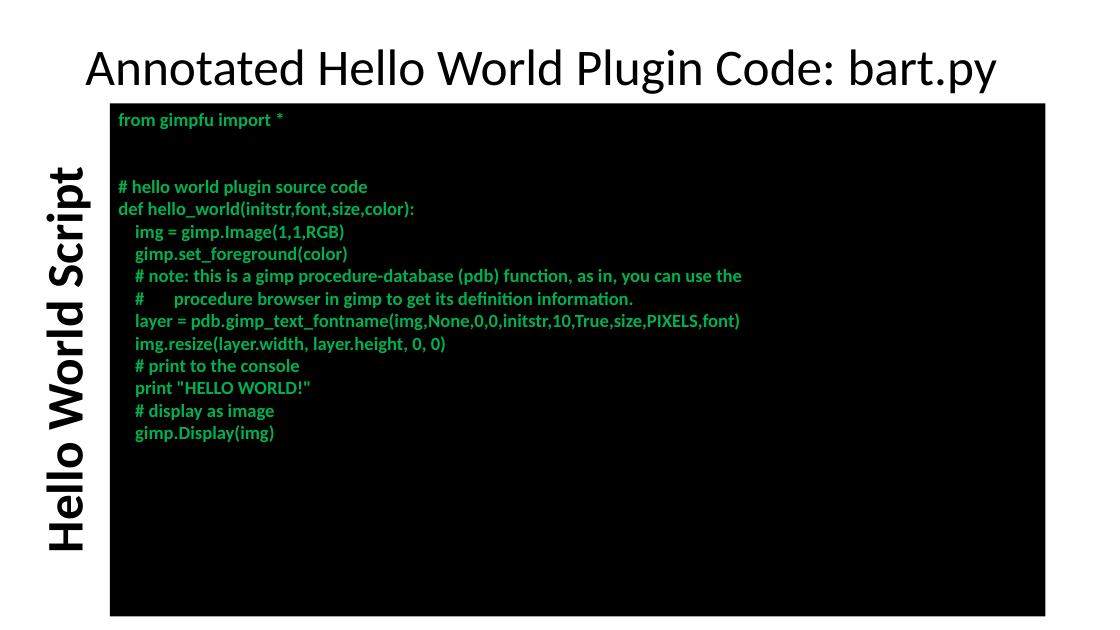
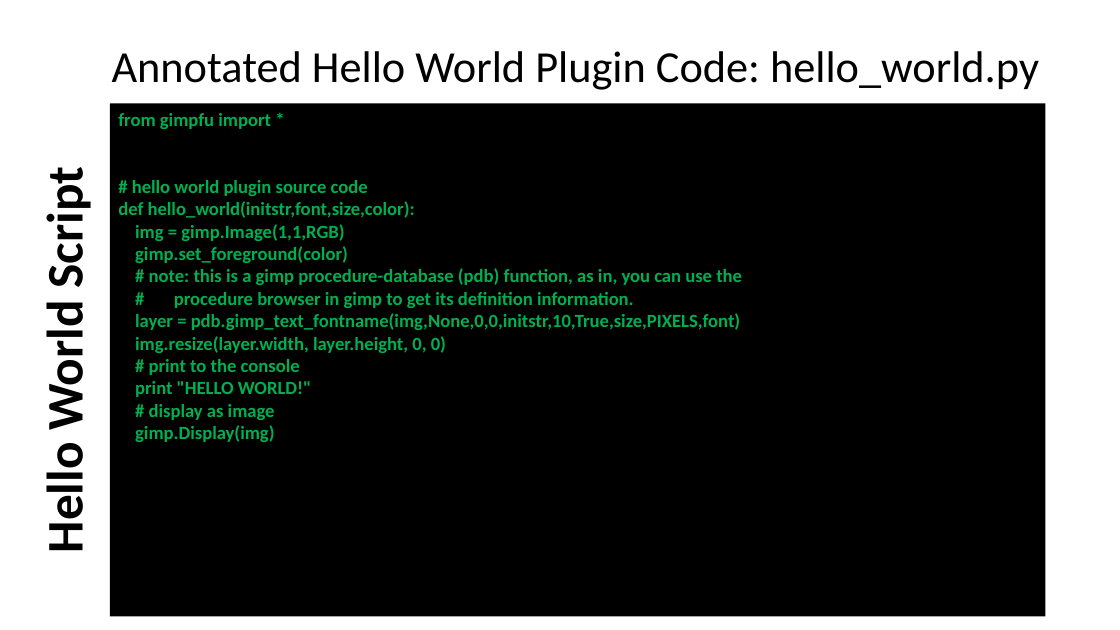
Before and after one commit to rubiculite/gimpfu, a slide deck: slide 3 of hello_world_example/gimpfu.pptx. Drawn at 1120x630 pixels with LibreOffice and Linux fonts; fonts in the diff are those of the drawing. Boxes give left, top, right and bottom in pixels: in the first picture for what was removed or moved away, otherwise in the second. Text is boxed around its words. In the diff, an @@ line names an element or a change of style, - is before the commit and + after.

```diff
--- a/hello_world_example/gimpfu.pptx
+++ b/hello_world_example/gimpfu.pptx
@@ title at (112, 51, 1039, 90): text changed; size 44 to 38 pt @@
-Annotated Hello World Plugin Code: bart.py
+Annotated Hello World Plugin Code: hello_world.py
```
Also in this commit, not shown: 2 other slides changed, 2 other files.
